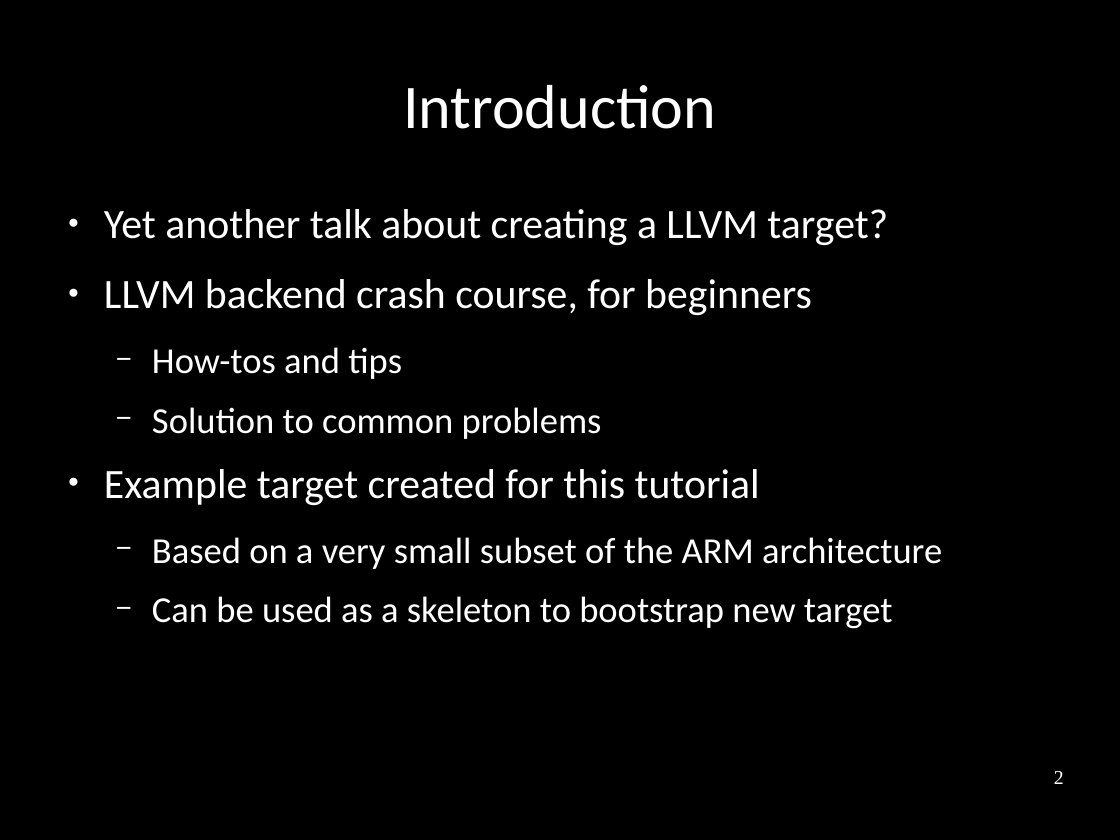
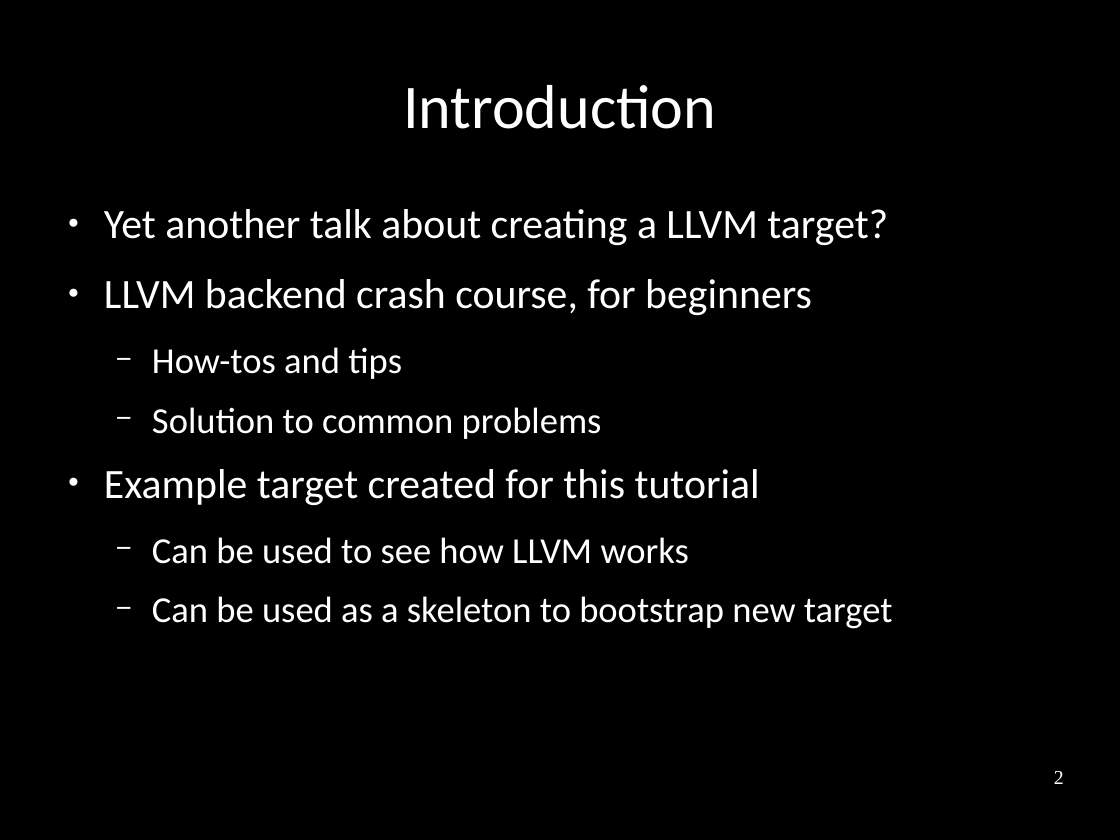
Before and after one commit to frasercrmck/llvm-leg, a slide deck: slide 2 of docs/Codeplay/Slides.odp. Drawn at 1120x840 pixels with LibreOffice and Linux fonts; fonts in the diff are those of the drawing. Boxes give left, top, right and bottom in pixels: in the first picture for what was removed or moved away, otherwise in the second. Text is boxed around its words. In the diff, an @@ line names an element or a change of style, - is before the commit and + after.

```diff
--- a/docs/Codeplay/Slides.odp
+++ b/docs/Codeplay/Slides.odp
@@ text at (152, 537, 689, 564): text changed @@
-  − Based on a very small subset of the ARM architecture
+  − Can be used to see how LLVM works
```
Also in this commit, not shown: 3 slides added.
